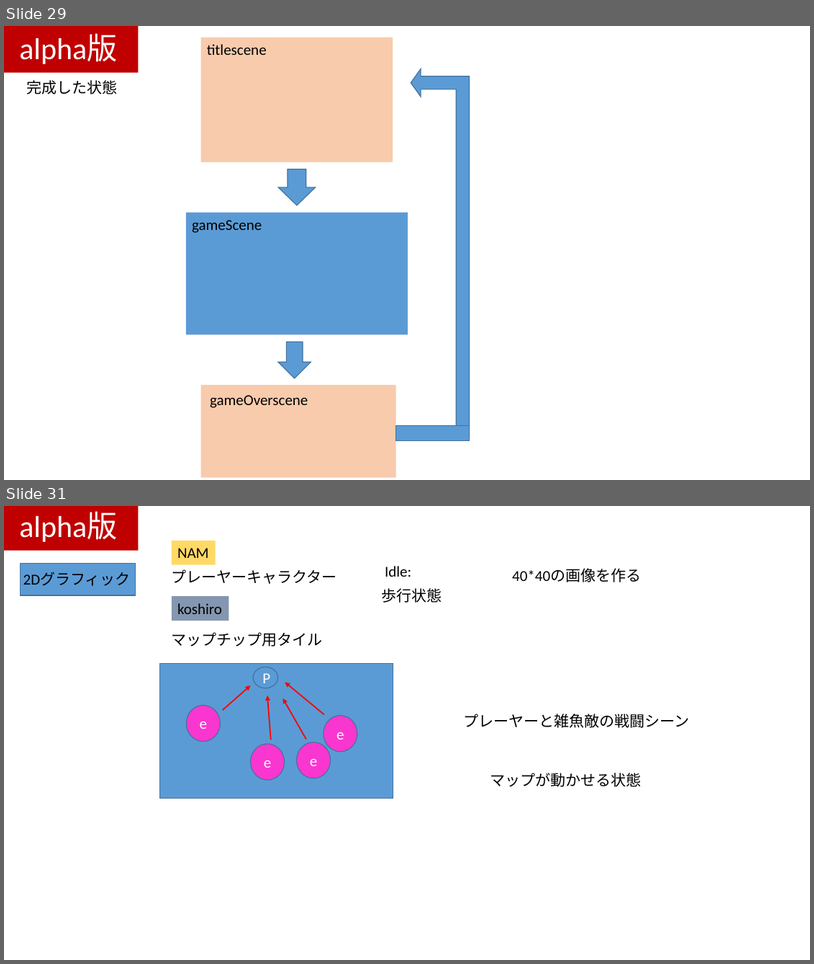
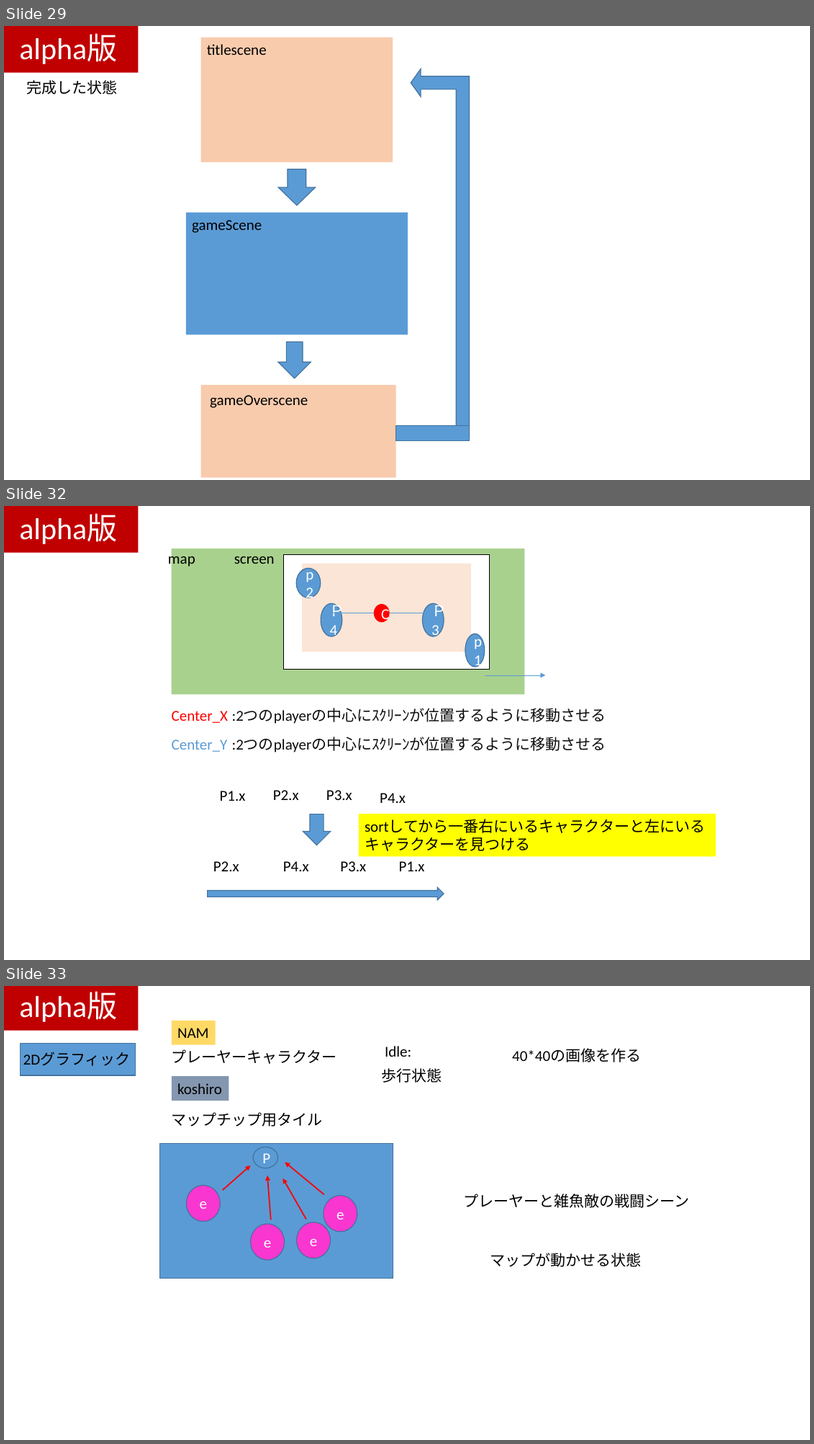
Before and after one commit to kawanami1022/2.5DActionGameProject, a slide deck: すみませんASOゲームショウまでに間に合いませんでした.pptx. Shown one above the other, each under a label of ours: slides 29 and 31 before the commit, slides 29, 32 and 33 after it; the slides between them are not shown. The pictures are 814x964 and 814x1444 pixels, drawn with LibreOffice and Linux fonts; fonts in the diff are those of the drawing. Boxes give left, top, right and bottom in pixels: in the first picture for what was removed or moved away, otherwise in the second. Text is boxed around its words. In the diff, an @@ line names an element or a change of style, - is before the commit and + after.

```diff
--- a/すみませんASOゲームショウまでに間に合いませんでした.pptx
+++ b/すみませんASOゲームショウまでに間に合いませんでした.pptx
@@ slide 32 added at (4,506,810,960), background #FFFFFF @@
@@ rectangle added at (4,506,139,553), fill #C00000 @@
@@ text added at (19,514,117,544), 36 pt, text #FFFFFF @@
+alpha版
@@ rectangle added at (172,548,525,694), fill #A9D18E @@
@@ text added at (168,551,196,568), 18 pt, text #000000 @@
+map
@@ text added at (234,556,275,564), 18 pt, text #000000 @@
+screen
@@ rectangle added at (283,554,490,669), fill #FFFFFF, outline #000000 1 pt, 18 pt, text #FFFFFF @@
+s
@@ ellipse added at (296,569,320,598), fill #5B9BD5, outline #43739E 1 pt, 18 pt, text #FFFFFF @@
+p2
@@ rectangle added at (302,564,471,651), fill #FBE5D6 @@
@@ ellipse added at (321,603,342,636), fill #5B9BD5, outline #43739E 1 pt, 18 pt, text #FFFFFF @@
+Ｐ4
@@ line added from (332, 613) to (432, 613), #5B9BD5 0.5 pt @@
@@ ellipse added at (374,604,390,622), fill #FF0000, 18 pt, text #FFFFFF @@
+C
@@ ellipse added at (422,603,444,636), fill #5B9BD5, outline #43739E 1 pt, 18 pt, text #FFFFFF @@
+Ｐ3
@@ ellipse added at (466,633,485,667), fill #5B9BD5, outline #43739E 1 pt, 18 pt, text #FFFFFF @@
+p1
@@ arrow added from (485, 675) to (546, 675), #5B9BD5 0.5 pt @@
@@ text added at (172,708,607,723), 18 pt, text #0D0D0D @@
+Center_X :2つのplayerの中心にｽｸﾘｰﾝが位置するように移動させる
@@ text added at (172,710,228,723), 18 pt, text #000000 @@
+P4.x
@@ text added at (172,737,607,752), 18 pt, text #0D0D0D @@
+Center_Y :2つのplayerの中心にｽｸﾘｰﾝが位置するように移動させる
@@ text added at (220,790,246,800), 18 pt, text #000000 @@
+P1.x
@@ text added at (273,790,299,800), 18 pt, text #000000 @@
+P2.x
@@ text added at (327,790,352,800), 18 pt, text #000000 @@
+P3.x
@@ text added at (380,793,406,803), 18 pt, text #000000 @@
+P4.x
@@ right arrow added at (303,814,331,845), fill #5B9BD5, outline #43739E 1 pt @@
@@ rectangle added at (359,814,717,857), fill #FFFF00, 18 pt, text #000000 @@
+sortしてから一番右にいるキャラクターと左にいる
+キャラクターを見つける
@@ text added at (214,861,239,871), 18 pt, text #000000 @@
+P2.x
@@ text added at (340,861,366,871), 18 pt, text #000000 @@
+P3.x
@@ text added at (399,861,425,871), 18 pt, text #000000 @@
+P1.x
@@ right arrow added at (207,887,444,900), fill #5B9BD5, outline #43739E 1 pt @@
@@ what was slide 31 is now slide 33 @@
```
Also in this commit, not shown: 1 slide changed, 1 other slide added, 1 slide removed, 5 other files.
